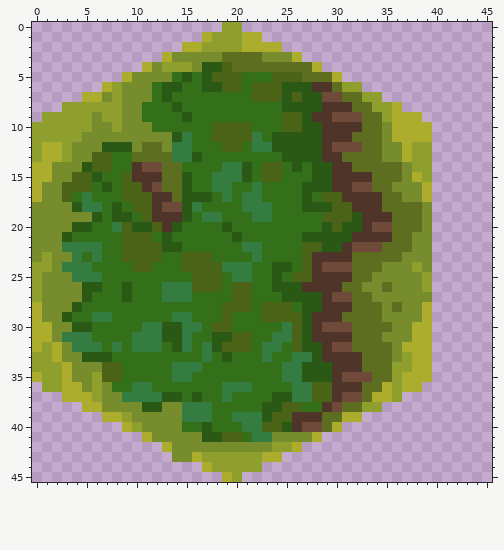
Pixel-art sprite -- textures/hexes/Forest.png. Above: the version before the commit.
The file is 46x46 pixels. Colours within 5 levels of each other are drawn and written as one.
New version:
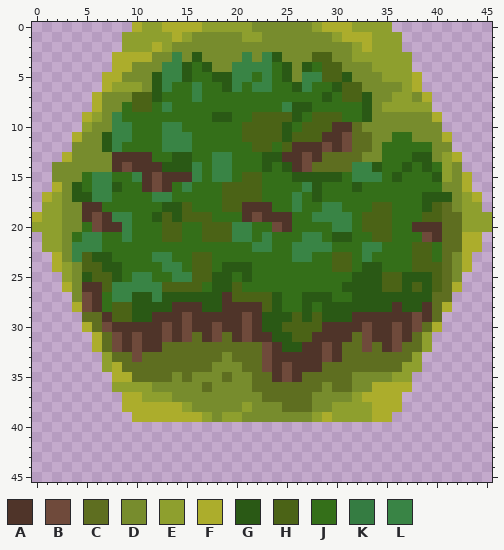
Palette (. is transparent): A #4f3429  B #6f4a3b  C #5e6e20  D #778c2d  E #8e9f2e  F #acad2c  G #2a5915  H #4b6316  J #346f19  K #357c42  L #398445
From old to new:
Changed rows in their new state; - is an unchanged pixel.
first column x 0:
 0 ----------FEEFFFFEE--EDDDDDDEFFFEEEE----------
 1 ---------EEEEEFEDDDDDEEDDDDDDDEFFFEEE---------
 2 ---------EEEFEDDDDDDDDDDDDDDDDDDEFEEE---------
 3 --------FFFFDDL-G--DDLDLG-DDHHDDEEEEEE--------
 4 --------FFDD-LLGJ-DDLLLLJGDGJHHDDDEEEE--------
 5 -------FFD--GLL--JGGLL-LJGDLLHHGDDDEEEF-------
 6 ---------EE-GLJ-LJJGL-LLJJ-LJJGHHDDDDEF-------
 7 -----.--D-HHGJ--L-----JJJJJJJGJHHGDDEEDF------
 8 ---...FDDJHH-LJ----------L--JJJJJGD-EEEE------
 9 -....FEDLJJ----J--GG--HHH-GJHHHJJGDDDDDDF-----
10 .....---LLJJ-LL---JJJ-HHHGJHHH--CDD-DDDDD-----
11 ....F--GLLJJJLLL--JJJ-HHH-HHH--B--D-JJDDDF----
12 ....----LJJJJLLL---JJ-HHJHAAABA-C-DJJJJJDD----
13 ...F--DDAAAAJJGGJ-LL---GGAABACC--DDJJJGGDEF---
14 ..---DDDAB-AAGGGL-LLJJ-GJGABCCCCLLGJJGJGJED---
15 ..--DJLL-JL-BAAAL-LLJHHJJ-GG--GJLLLJGJJJGEDF--
16 ..FDGJLLGJJ--AJL--JHHHH----L-JJJGJJJJJJJJDDF--
17 .FEDGGLL-JJJLLJJJJ-HHHH---LJGJJJJJJJJJJGGGDEF-
18 .EE-DAA-J-JJJGGHJ--HHAAA--LJJLLJJJHHJJJGHCDEE-
19 FEE--ABALL-JGHGHHHJ--ABAAA--LLLLJHHHJJJHHCCEEE
20 EEE-DJBAALJJJHH--HHHLL--BA---JLLJHHHJJAAACCEEE
21 .EED-LL--LJJ-HH--HHHLL-L---LLJ--JJHHJJJBACCFF-
22 .EEDLLL--JJJJJJ------JLL--LLLLJJJLLJJJHHJCCFF-
23 ..F-LHGG-JJJLL-J------J---LLJJHHJLJJJJHHJCDF--
24 ..FEDHHGG-JJ-LLJ--JGGG--JJ-JJJHHJGGJJJHHHCDF--
25 ...EDGHHG-LL--LL--GGJG--J-JJJJJJGGGHHGGGHCD---
26 ...F-AAHLLLLLHHH-JGG-J--JJJJJJJGGGGHHGHGHCF---
27 ....-BA-LLGGLGGGGGGA--HHGJJ--GJJGGGGGGGGCC----
28 ....FBA-HHGGGGAAAGGAAAA-GJ--JGGGGGGGAGGACF----
29 .....CCAHHGGAAABAAAAABAGGG--HGGGAAAAAABAC-----
30 .....FCBAAAAABABAABAABAGGH-HHAAAABAABABCF-----
31 ......FCBABAABABCABCABAAGG-H-----BAABACE------
32 ......FCBABAACCCCCCCCCCBAGGAABAC-B-ABCCE------
33 .......ECCBCCCCCCCCDCCCBAAAAAB-CC---CCE.------
34 .......EFCCCCCCCCCDDDCCBABAAACCCC---C-E.------
35 ........FFCCCCDCDDDCDDCCABACCCCCDDDD-E..------
36 -.......EEEEDDDDDCDDDDCCCCCCCDCCDDF-F-.-------
37 ---......FFEEEDDDDDDDDDCCCCCDDDDEF--F---------
38 -----....FFFFFFEDDDDDEDDDCCCDDEEE-FFF---------
39 -------...FFFFFFFEDEEDDDDDDDEFEEEEFF----------
40 ---------......................---------------
41 -----------..................-----------------
42 -------------..............-------------------
43 --------------...........---------------------
44 -----------------......-----------------------
45 -------------------..-------------------------
Where, in picture pixels (left, top, right, bottom), the same in both pictures:
changed: (32, 22, 492, 482)
